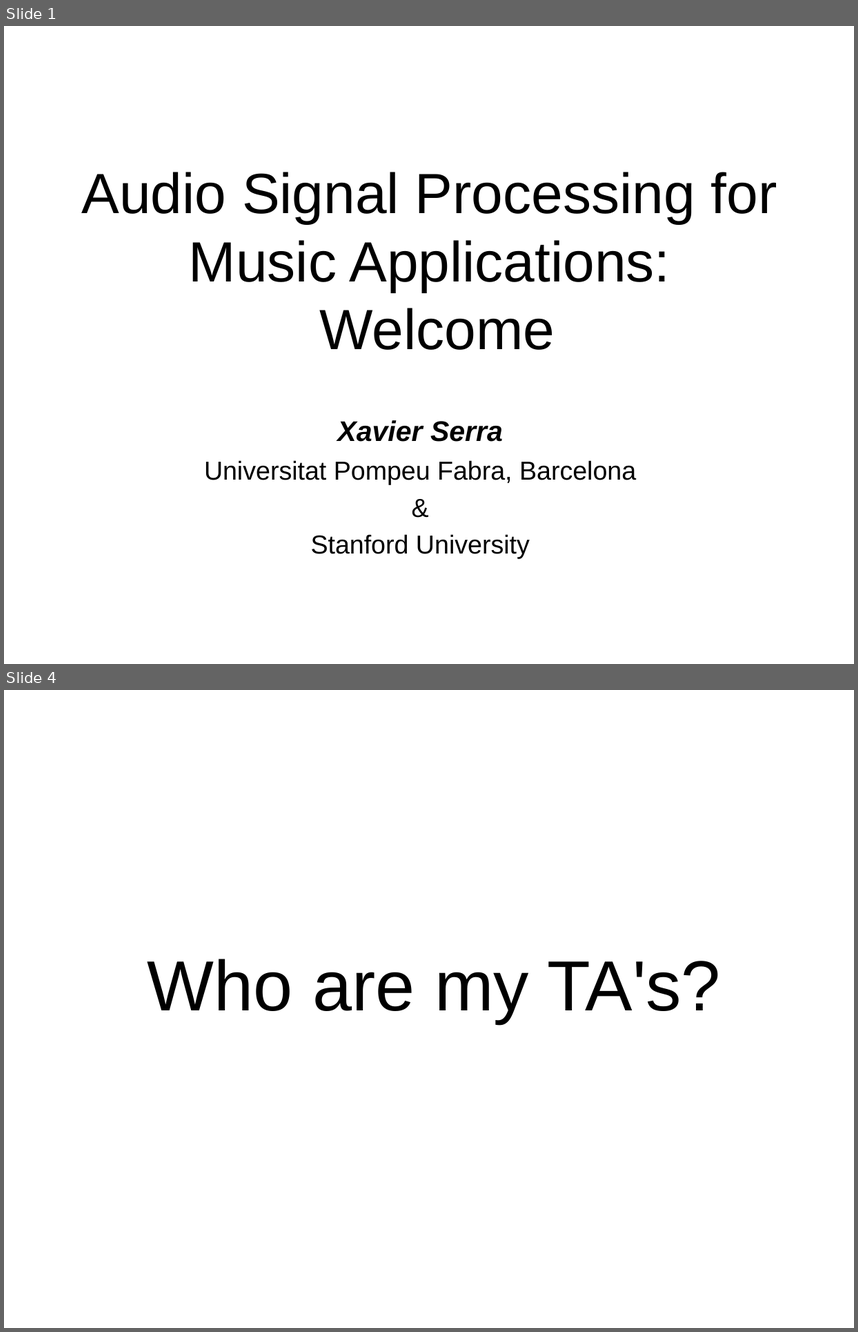
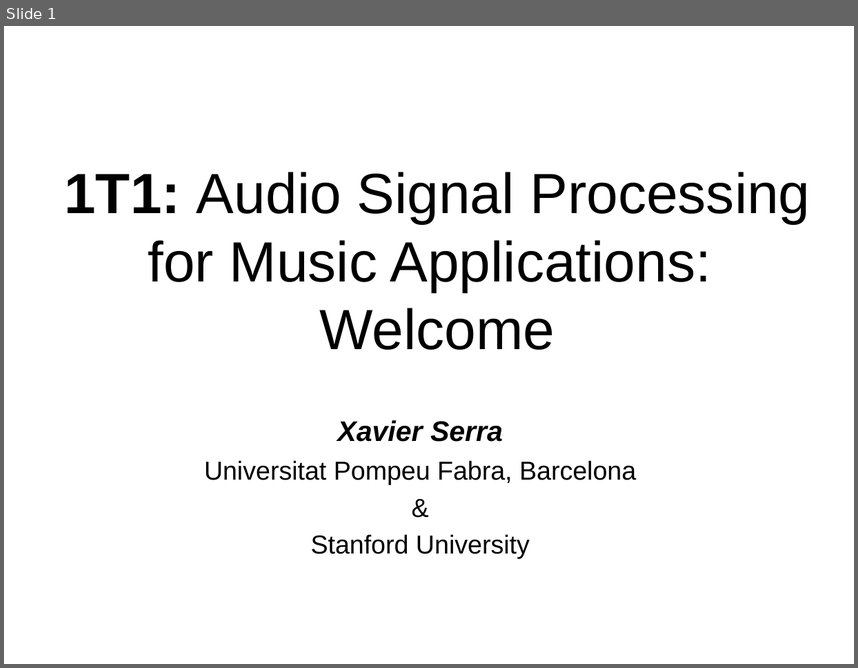
Before and after one commit to hoinx/sms-tools, a slide deck: lectures/1-Introduction/1T1-Welcome.odp. Shown one above the other, each under a label of ours: slides 1 and 4 before the commit, slide 1 after it; the slides between them are not shown. The pictures are 858x1332 and 858x668 pixels, drawn with LibreOffice and Linux fonts; fonts in the diff are those of the drawing. Boxes give left, top, right and bottom in pixels: in the first picture for what was removed or moved away, otherwise in the second. Text is boxed around its words. In the diff, an @@ line names an element or a change of style, - is before the commit and + after.

```diff
--- a/lectures/1-Introduction/1T1-Welcome.odp
+++ b/lectures/1-Introduction/1T1-Welcome.odp
@@ slide 4 removed at <box>4,690,854,1328</box>, background #FFFFFF @@
@@ title removed at <box>148,958,720,1024</box> @@
-Who are my TA's?
@@ slide 1 changed as well @@
@@ title at <box>64,172,811,350</box>: text changed @@
-Audio Signal Processing for
-Music Applications:
-Welcome
+1T1: Audio Signal Processing for Music Applications:
+Welcome
```
Also in this commit, not shown: 5 other slides changed, 2 slides added, 7 other slides removed, 4 other files.
